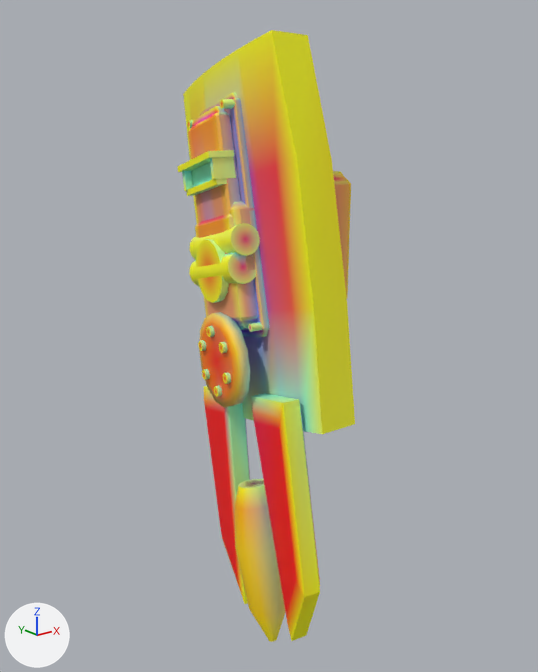
One commit to the glTF model models/parts/llm_gen_aux_shield_086_383622.glb: the scene before it, then after it.
Rendered twice from a camera (50 mm lens) standing at (-53.7, -57.1, 13.1) and looking at (-8.7, -0.9, -9.3). Every picture has the same lights, and +X, +Y and +Z are marked at lower left. The older version comes first. Vertices at exactly the same position are counted once.

Objects in the first picture: 'adapter_forearm_clamp_dark', 'adapter_graft_shield_clamp_dark_10_adapter_dark', 'adapter_graft_shield_detent_gold_11_gold', 'adapter_shield_brace_pin_gold_9_gold', 'adapter_shield_swivel_gold_7_gold', 'adapter_sub_center_plasma_visor_2_dark', 'beam_saber_halo_laser_jaw_beam_tip_6', 'center_plasma_visor_2_optic_cyan', 'claw_center_keel_1_adapter_dark', 'claw_housing_0_crimson_gloss', 'pincer_jaw_aft_5_gold', 'pincer_jaw_fwd_4_gold', 'servo_3_servo_accent' and 3 more.
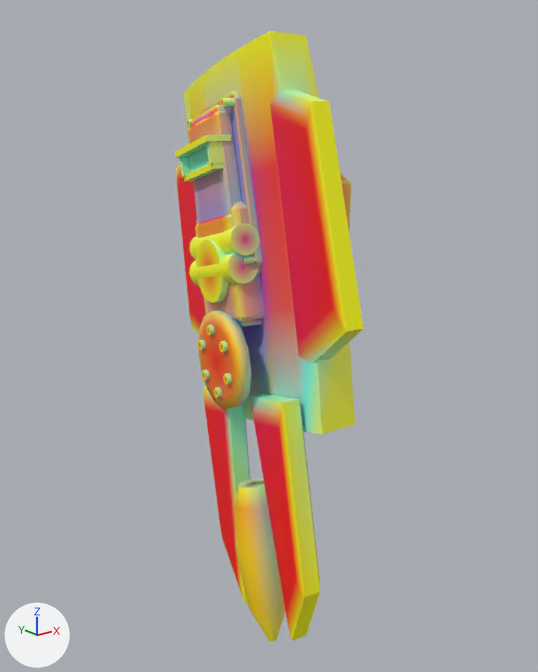
Edits to the bpy script that builds the scene:
```text
Change me_claw_housing_0_crimson_gloss:
    remove me_claw_housing_0_crimson_gloss.from_pydata(...)  # 72 vertices, 140 faces; spans x -13.5..-5.0, y -14.3..13.6, z -19.1..18.9
    add me_claw_housing_0_crimson_gloss.from_pydata(...)  # 72 vertices, 140 faces; spans x -13.5..-5.0, y -14.3..13.4, z -19.1..18.8
    me_claw_housing_0_crimson_gloss part 1
    me_claw_housing_0_crimson_gloss.vertices[28].co: (-10.3, 9.0, 15.2) -> (-10.3, 8.9, 15.2)  # pixel (195, 81) -> pixel (195, 80)
    me_claw_housing_0_crimson_gloss.vertices[32].co: (-9.6, 11.3, 14.6) -> (-9.6, 11.2, 14.7)  # pixel (188, 87)
    me_claw_housing_0_crimson_gloss.vertices[43].co: (-8.7, 13.6, 14.0) -> (-8.8, -4.5, -5.4)  # pixel (183, 94) -> not seen
    me_claw_housing_0_crimson_gloss.vertices[65].co: (-6.4, 7.9, 15.3) -> (-6.4, 5.5, -7.9)
    me_claw_housing_0_crimson_gloss.vertices[68].co: (-5.8, 10.1, 14.8) -> (-5.8, 9.9, 14.8)
    me_claw_housing_0_crimson_gloss.vertices[70].co: (-5.0, 10.8, 3.3) -> (-5.1, 12.0, 14.2)
    me_claw_housing_0_crimson_gloss.vertices[71].co: (-5.0, 12.2, 14.2) -> (-5.0, 10.8, 3.3)
    me_claw_housing_0_crimson_gloss part 2: 1 of 72 vertices moved; they spanned x -8.8, y -4.5, z -5.4 and now span x -8.8, y 13.4, z 14.1; mean shift (-0.1, 17.9, 19.4); largest move (-8.8, -4.5, -5.4) -> (-8.8, 13.4, 14.1)
    me_claw_housing_0_crimson_gloss part 3: 73 kept faces spanning x -13.5..-5.0, y -14.3..12.3, z -19.1..18.8 get new vertex colours
    other edits to the shape of me_claw_housing_0_crimson_gloss do not show in these pictures
Change me_claw_center_keel_1_adapter_dark:
    remove me_claw_center_keel_1_adapter_dark.from_pydata(...)  # 284 vertices, 544 faces; spans x -14.9..-10.4, y -6.3..7.6, z -9.4..14.0
    add me_claw_center_keel_1_adapter_dark.from_pydata(...)  # 284 vertices, 544 faces; spans x -14.6..-10.4, y -4.9..7.7, z -3.5..14.1
    me_claw_center_keel_1_adapter_dark part 4: the loose piece of 14 vertices spanning x -14.6..-13.4, y -6.1..-5.1, z -6.7..-5.9 is moved by (0.2, 1.4, 5.9)
    me_claw_center_keel_1_adapter_dark part 5: the loose piece of 14 vertices spanning x -12.4..-11.1, y 6.6..7.6, z 10.7..11.5 is moved by (0.0, 0.1, 0.1)
    me_claw_center_keel_1_adapter_dark part 6: the loose piece of 114 vertices spanning x -14.9..-11.4, y -5.0..6.6, z -8.2..12.9 is rebuilt with 114 vertices and now spans x -14.6..-11.4, y -3.6..6.7, z -2.3..13.0
    me_claw_center_keel_1_adapter_dark part 7: a new loose piece of 114 vertices spanning x -13.4..-10.4, y -4.9..7.6, z -3.5..14.1, in mat_defaultmaterial_003
    me_claw_center_keel_1_adapter_dark part 8: 1 vertex moved within x -12.6, y -1.0, z 13.3; 127 vertices removed from x -13.7..-10.4, y -6.3..7.5, z -9.4..14.0; 13 vertices added at x -13.7..-12.5, y -0.9..0.0, z 12.8..13.6
    other edits to the shape of me_claw_center_keel_1_adapter_dark do not show in these pictures
Change me_adapter_sub_center_plasma_visor_2_dark:
    remove me_adapter_sub_center_plasma_visor_2_dark.from_pydata(...)  # 40 vertices, 60 faces; spans x -15.58..-11.83, y -1.81..6.4, z 4.45..9.07
    add me_adapter_sub_center_plasma_visor_2_dark.from_pydata(...)  # 40 vertices, 60 faces; spans x -15.62..-11.87, y -1.46..6.75, z 5.81..10.43
    me_adapter_sub_center_plasma_visor_2_dark part 9: the whole mesh is moved by (-0.04, 0.35, 1.36)
Change me_center_plasma_visor_2_optic_cyan:
    remove me_center_plasma_visor_2_optic_cyan.from_pydata(...)  # 8 vertices, 12 faces; spans x -14.49..-12.34, y -1.1..5.36, z 5.15..8.32
    add me_center_plasma_visor_2_optic_cyan.from_pydata(...)  # 8 vertices, 12 faces; spans x -14.53..-12.38, y -0.75..5.71, z 6.51..9.68
    me_center_plasma_visor_2_optic_cyan part 10: the whole mesh is moved by (-0.04, 0.35, 1.36)
Add ob_claw_side_wing_a_5_adapter_dark:
    ob_claw_side_wing_a_5_adapter_dark = bpy.data.objects.new('claw_side_wing_a_5_adapter_dark', me_claw_side_wing_a_5_adapter_dark)  # 26 vertices, 48 faces; spans x -10.3..-6.4, y 4.7..16.5, z -13.7..10.6
    ob_claw_side_wing_a_5_adapter_dark.location = (0.0, 0.0, 0.0)
Add ob_claw_side_wing_f_4_adapter_dark:
    ob_claw_side_wing_f_4_adapter_dark = bpy.data.objects.new('claw_side_wing_f_4_adapter_dark', me_claw_side_wing_f_4_adapter_dark)  # 26 vertices, 48 faces; spans x -14.3..-10.2, y -17.7..-4.7, z -9.7..14.5
    ob_claw_side_wing_f_4_adapter_dark.location = (0.0, 0.0, 0.0)
```

What differs and where, as boxes [x1, y1, x2, y2] in the pictures (538 x 672 px; the box of a moved part takes in the faces that stretch with it):
'claw_housing_0_crimson_gloss', reshaped
    before: [183, 30, 355, 434]
    after: [184, 31, 355, 434]
'claw_side_wing_f_4_adapter_dark', added
    after: [270, 90, 364, 364]
'claw_center_keel_1_adapter_dark', reshaped (10% narrower, 29% shorter)
    before: [187, 93, 270, 337]
    after: [187, 91, 262, 265]
'adapter_sub_center_plasma_visor_2_dark', moved
    before: [177, 150, 236, 196]
    after: [175, 134, 231, 182]
'claw_side_wing_a_5_adapter_dark', added (red)
    after: [176, 142, 206, 335]
'center_plasma_visor_2_optic_cyan', moved
    before: [191, 162, 212, 187]
    after: [188, 147, 209, 173]
part 1 of me_claw_housing_0_crimson_gloss, moved or reshaped
    before: [183, 74, 204, 198]
    after: [189, 74, 204, 119]
part 2 of me_claw_housing_0_crimson_gloss, moved or reshaped (not visible before)
    after: [184, 88, 190, 142]
part 3 of me_claw_housing_0_crimson_gloss, recoloured
    both: [189, 31, 353, 432]
part 4 of me_claw_center_keel_1_adapter_dark, moved or reshaped
    before: [248, 322, 263, 332]
    after: [243, 255, 255, 264]
part 5 of me_claw_center_keel_1_adapter_dark, moved or reshaped
    before: [187, 120, 193, 129]
    after: [187, 119, 192, 128]
part 6 of me_claw_center_keel_1_adapter_dark, rebuilt
    before: [188, 106, 248, 329]
    after: [188, 105, 242, 223]
part 7 of me_claw_center_keel_1_adapter_dark, added
    after: [199, 91, 262, 265]
part 8 of me_claw_center_keel_1_adapter_dark, reshaped
    before: [200, 93, 270, 337]
    after: [220, 98, 235, 107]
